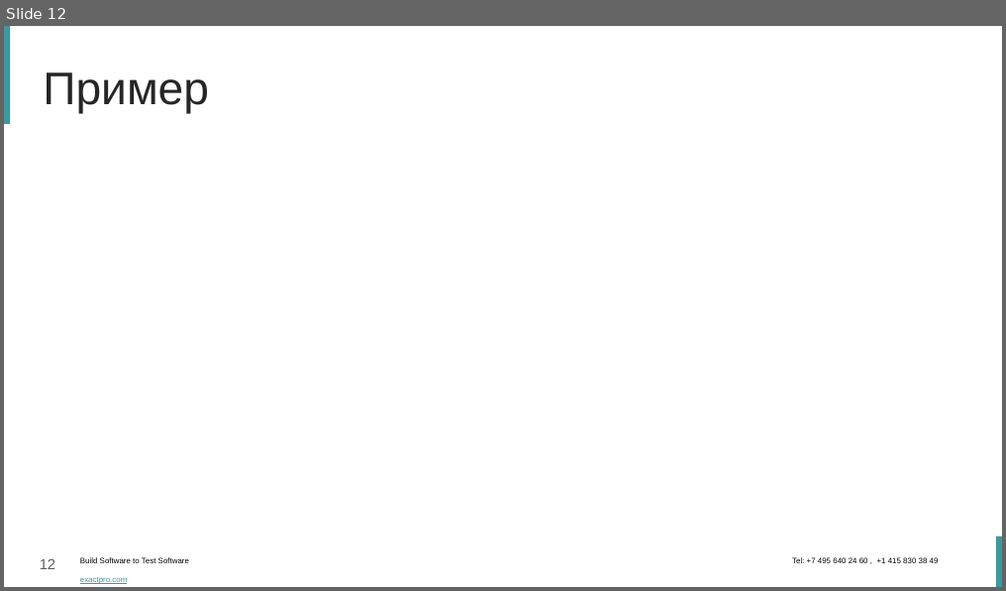
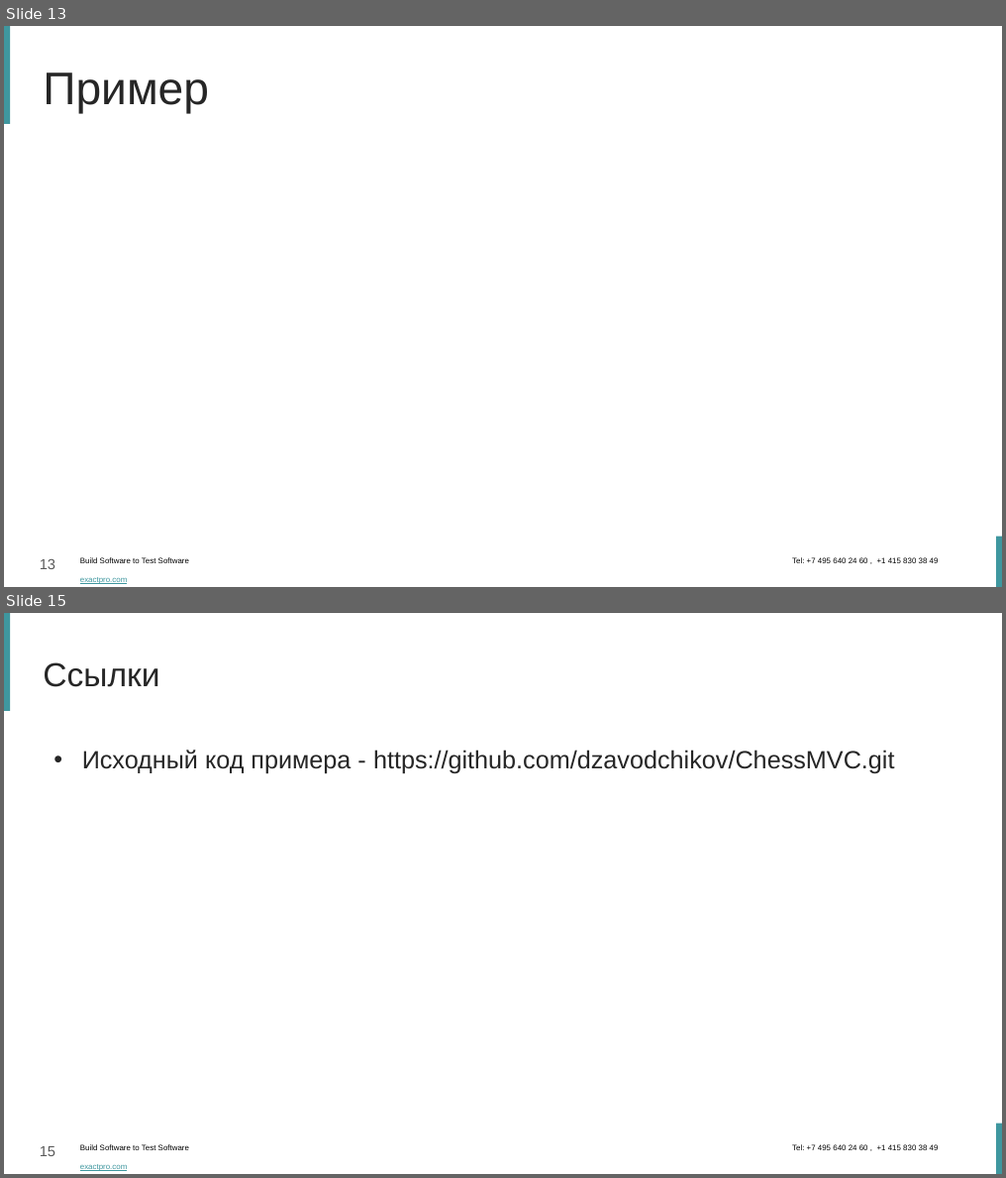
Before and after one commit to dzavodchikov/ChessMVC, a slide deck: Паттерн MVC.pptx. Shown one above the other, each under a label of ours: slide 12 before the commit, slides 13 and 15 after it; the slides between them are not shown. The pictures are 1006x591 and 1006x1178 pixels, drawn with LibreOffice and Linux fonts; fonts in the diff are those of the drawing; background and template pictures are left out. Boxes give left, top, right and bottom in pixels: in the first picture for what was removed or moved away, otherwise in the second. Text is boxed around its words. In the diff, an @@ line names an element or a change of style, - is before the commit and + after.

```diff
--- a/Паттерн MVC.pptx
+++ b/Паттерн MVC.pptx
@@ slide 15 added at (4,613,1002,1174), background #FFFFFF; not listed: 4 template elements that a slide beside it also shows @@
@@ title added at (43,663,159,687), 32 pt, text #262626 @@
+Ссылки
@@ text added at (82,750,895,774), 24 pt, text #262626 @@
+• Исходный код примера - https://github.com/dzavodchikov/ChessMVC.git
@@ what was slide 12 is now slide 13 @@
@@ page number at (40,560,55,570): text changed @@
-12
+13
```
Also in this commit, not shown: 7 slides changed, 4 other slides added, 3 slides removed.
